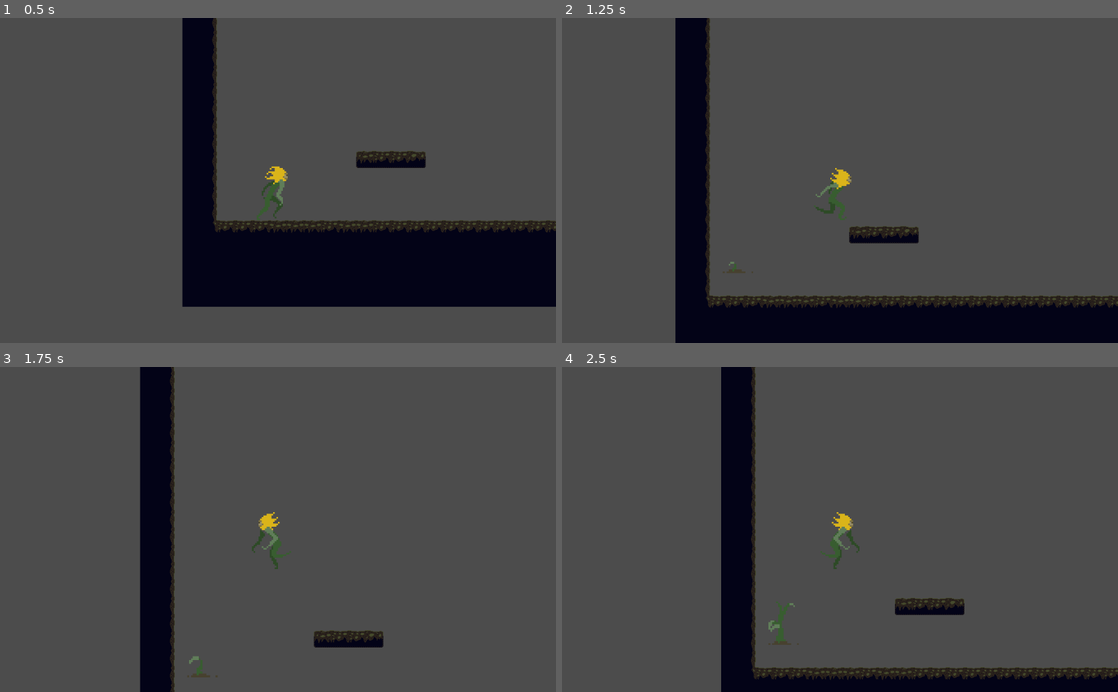
Above: before the commit, frames 1-4 (two rows, left to right).
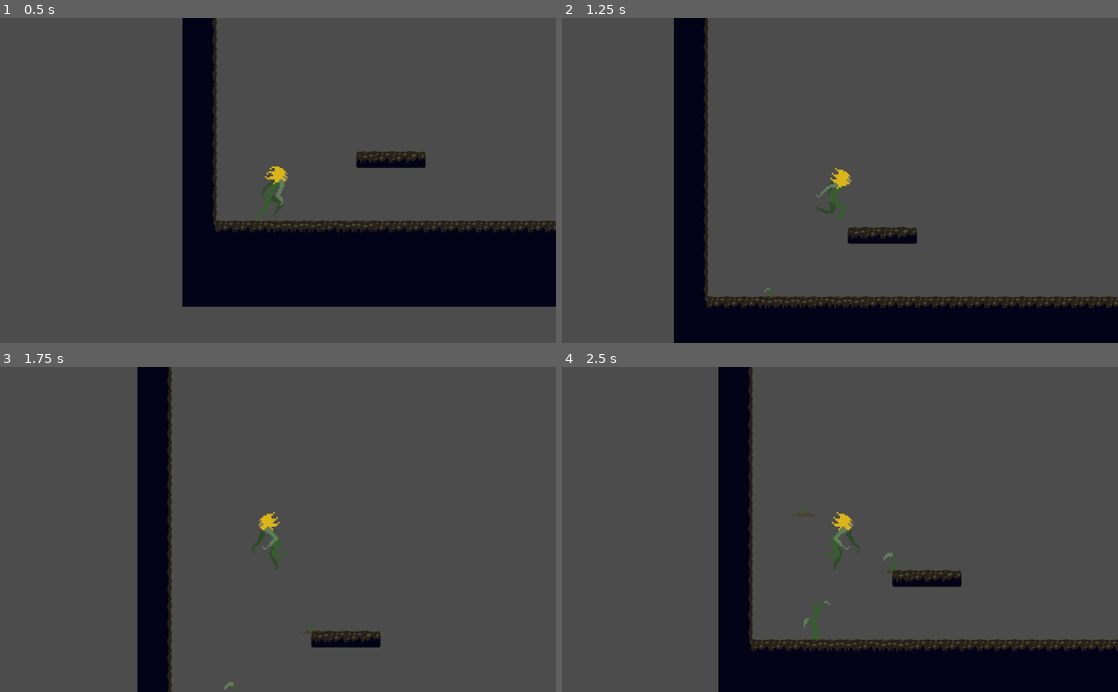
Above: after the commit, the same moments.

Repository: SpencerClark5/Bloom
Game: Godot game, scene res://Scenes/Game.tscn
Same seed, same stepped clock (60 frames per second), same inputs: the game is played once before the commit and once after it.
Inputs:
- Up to frame 1 (0.5 s): no input
- Up to frame 2 (1.25 s): tap Enter at 0.5 s; hold D (Right) from 0.53 s (still down); tap P (Plant) at 0.6 s; tap Space (Jump) at 0.77 s
- Up to frame 3 (1.75 s): release D (Right) at 1.28 s; hold A (Left) from 1.28 s (still down); tap P (Plant) at 1.35 s; tap Space (Jump) at 1.52 s
- Up to frame 4 (2.5 s): release A (Left) at 2.03 s; hold D (Right) from 2.03 s (still down); tap P (Plant) at 2.1 s

Frame 1 is identical in both runs. In frame 2, 1.9% of the frame differs, in the area x 20-100%, y 0-100%; in frame 3, 1.8%; in frame 4, 10%, in the area x 28-100%, y 0-100%.

Commit message:
L bozo
i hate godot

Diff:
--- a/BloomGame/Scenes/Plant.tscn
+++ b/BloomGame/Scenes/Plant.tscn
@@ -20,9 +20,6 @@
 [ext_resource path="res://Art/Character_Art/Small Plant Anim/Plant_Anim_15.png" type="Texture" id=18]
 [ext_resource path="res://Art/Character_Art/Small Plant Anim/Plant_Anim_18.png" type="Texture" id=19]
 [ext_resource path="res://Art/Character_Art/Small Plant Anim/Plant_Anim_13.png" type="Texture" id=20]
-
-[sub_resource type="RectangleShape2D" id=1]
-extents = Vector2( 50.75, 2 )
 
 [sub_resource type="SpriteFrames" id=2]
 animations = [ {
@@ -81,13 +78,13 @@
 
 [node name="KinematicBody2D" type="KinematicBody2D" parent="."]
 
-[node name="CollisionShape2D" type="CollisionShape2D" parent="KinematicBody2D"]
-position = Vector2( 60.25, -170 )
-shape = SubResource( 1 )
+[node name="CollisionShape2D" type="CollisionPolygon2D" parent="KinematicBody2D"]
+position = Vector2( 121, -124 )
+polygon = PoolVector2Array( -60, 9, -44, -4, 17, -5, 36, 1, 53, 24, 51, 26, 30, 12, -45, 5, -61, 13 )
 one_way_collision = true
 
 [node name="AnimatedSprite" type="AnimatedSprite" parent="."]
-position = Vector2( 90, -144 )
+position = Vector2( 153, -105 )
 scale = Vector2( 3.5, 3.5 )
 frames = SubResource( 2 )
 animation = "Plant"
--- a/BloomGame/Scripts/GameScript.gd
+++ b/BloomGame/Scripts/GameScript.gd
@@ -17,8 +17,8 @@
 func Plant():
 	#get the position of the player to instance the node here
 	var PlantInstance = smallPlant.instance()
-	PlantInstance.position = get_node("Flora").get_position()
 	add_child(PlantInstance)
+	PlantInstance.global_position = get_node("Flora").get_child(0).get_global_position()
 	print("planted")
 
 #when the player wants to spawn the plant
Not shown: 1 places in BloomGame/Scenes/Plant.tscn that only renumber resources
